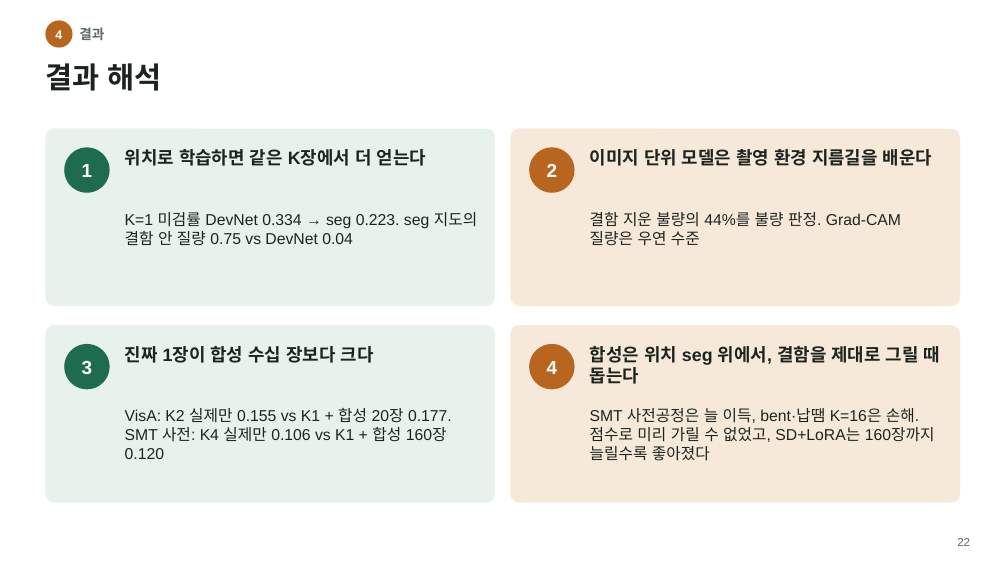
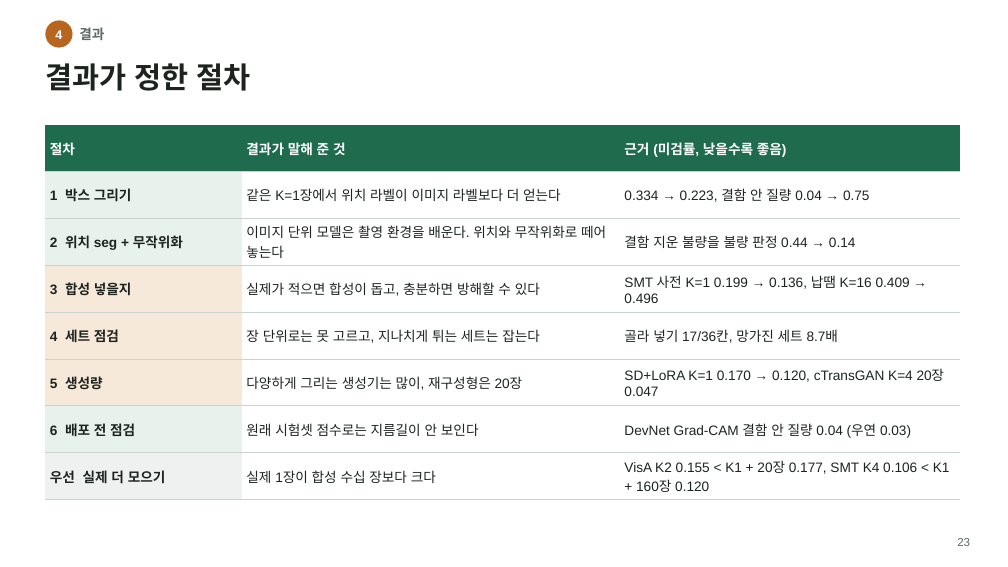
Before and after one commit to Junho-YEO-maker/26_2_DeepLearning, a slide deck: slide 23 of PCB_AD_presentation.pptx (slide 22 before the commit). Drawn at 1008x567 pixels with LibreOffice and Linux fonts; fonts in the diff are those of the drawing. Boxes give left, top, right and bottom in pixels: in the first picture for what was removed or moved away, otherwise in the second. Text is boxed around its words. In the diff, an @@ line names an element or a change of style, - is before the commit and + after.

```diff
--- a/PCB_AD_presentation.pptx
+++ b/PCB_AD_presentation.pptx
@@ title at (45, 63, 251, 91): text changed @@
-결과 해석
+결과가 정한 절차
@@ rounded rectangle removed at (45, 129, 495, 306) @@
@@ table added at (45, 125, 960, 500), 8 rows, 3 columns @@
+절차 | 결과가 말해 준 것 | 근거 (미검률, 낮을수록 좋음)
+1 박스 그리기 | 같은 K=1장에서 위치 라벨이 이미지 라벨보다 더 얻는다 | 0.334 → 0.223, 결함 안 질량 0.04 → 0.75
+2 위치 seg + 무작위화 | 이미지 단위 모델은 촬영 환경을 배운다. 위치와 무작위화로 떼어 놓는다 | 결함 지운 불량을 불량 판정 0.44 → 0.14
+3 합성 넣을지 | 실제가 적으면 합성이 돕고, 충분하면 방해할 수 있다 | SMT 사전 K=1 0.199 → 0.136, 납땜 K=16 0.409 → 0.496
+4 세트 점검 | 장 단위로는 못 고르고, 지나치게 튀는 세트는 잡는다 | 골라 넣기 17/36칸, 망가진 세트 8.7배
+5 생성량 | 다양하게 그리는 생성기는 많이, 재구성형은 20장 | SD+LoRA K=1 0.170 → 0.120, cTransGAN K=4 20장 0.047
+6 배포 전 점검 | 원래 시험셋 점수로는 지름길이 안 보인다 | DevNet Grad-CAM 결함 안 질량 0.04 (우연 0.03)
+우선 실제 더 모으기 | 실제 1장이 합성 수십 장보다 크다 | VisA K2 0.155 < K1 + 20장 0.177, SMT K4 0.106 < K1 + 160장 0.120
@@ ellipse removed at (64, 147, 110, 193) @@
-1
@@ text removed at (125, 149, 426, 166) @@
-위치로 학습하면 같은 K장에서 더 얻는다
@@ rounded rectangle removed at (510, 129, 960, 306) @@
@@ ellipse removed at (529, 147, 575, 193) @@
-2
@@ text removed at (590, 149, 932, 166) @@
-이미지 단위 모델은 촬영 환경 지름길을 배운다
@@ text removed at (125, 212, 477, 245) @@
-K=1 미검률 DevNet 0.334 → seg 0.223. seg 지도의 결함 안 질량 0.75 vs DevNet 0.04
@@ text removed at (590, 212, 901, 246) @@
-결함 지운 불량의 44%를 불량 판정. Grad-CAM 질량은 우연 수준
@@ rounded rectangle removed at (45, 325, 495, 503) @@
@@ rounded rectangle removed at (510, 325, 960, 503) @@
@@ ellipse removed at (64, 344, 110, 389) @@
-3
@@ text removed at (125, 346, 374, 363) @@
-진짜 1장이 합성 수십 장보다 크다
@@ ellipse removed at (529, 344, 575, 389) @@
-4
@@ text removed at (590, 346, 940, 384) @@
-합성은 위치 seg 위에서, 결함을 제대로 그릴 때 돕는다
@@ text removed at (125, 408, 452, 459) @@
-VisA: K2 실제만 0.155 vs K1 + 합성 20장 0.177. SMT 사전: K4 실제만 0.106 vs K1 + 합성 160장 0.120
@@ text removed at (590, 408, 935, 461) @@
-SMT 사전공정은 늘 이득, bent·납땜 K=16은 손해. 점수로 미리 가릴 수 없었고, SD+LoRA는 160장까지 늘릴수록 좋아졌다
```
Also in this commit, not shown: 25 other slides changed, 2 slides added, 2 other files.
